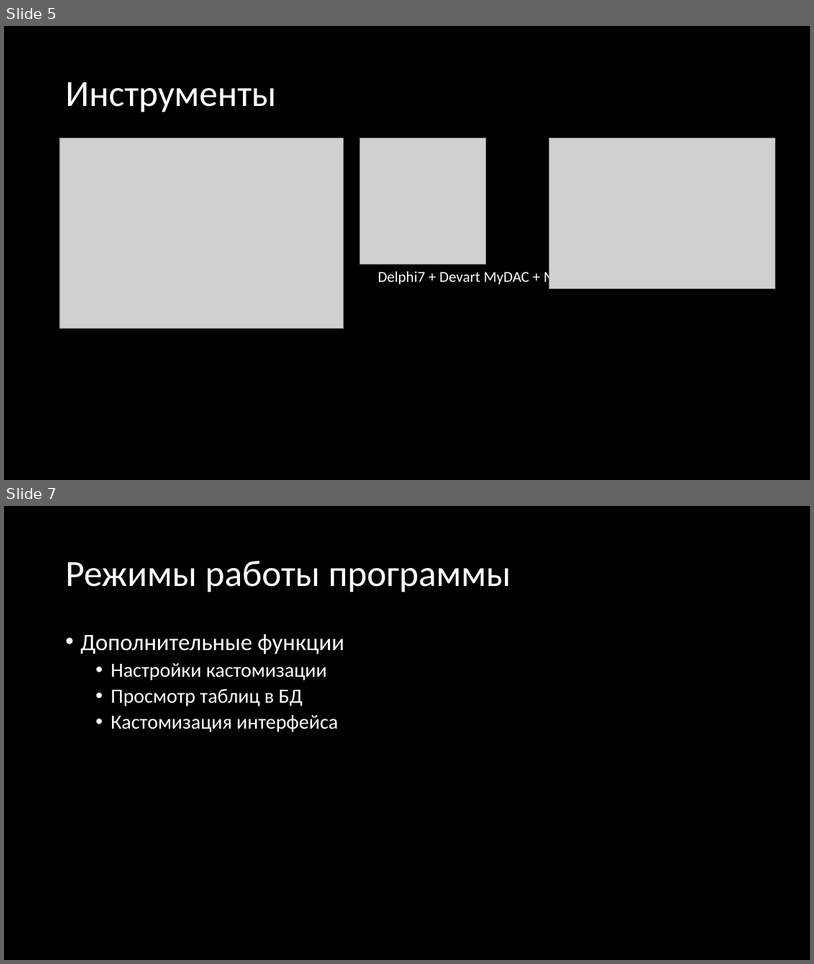
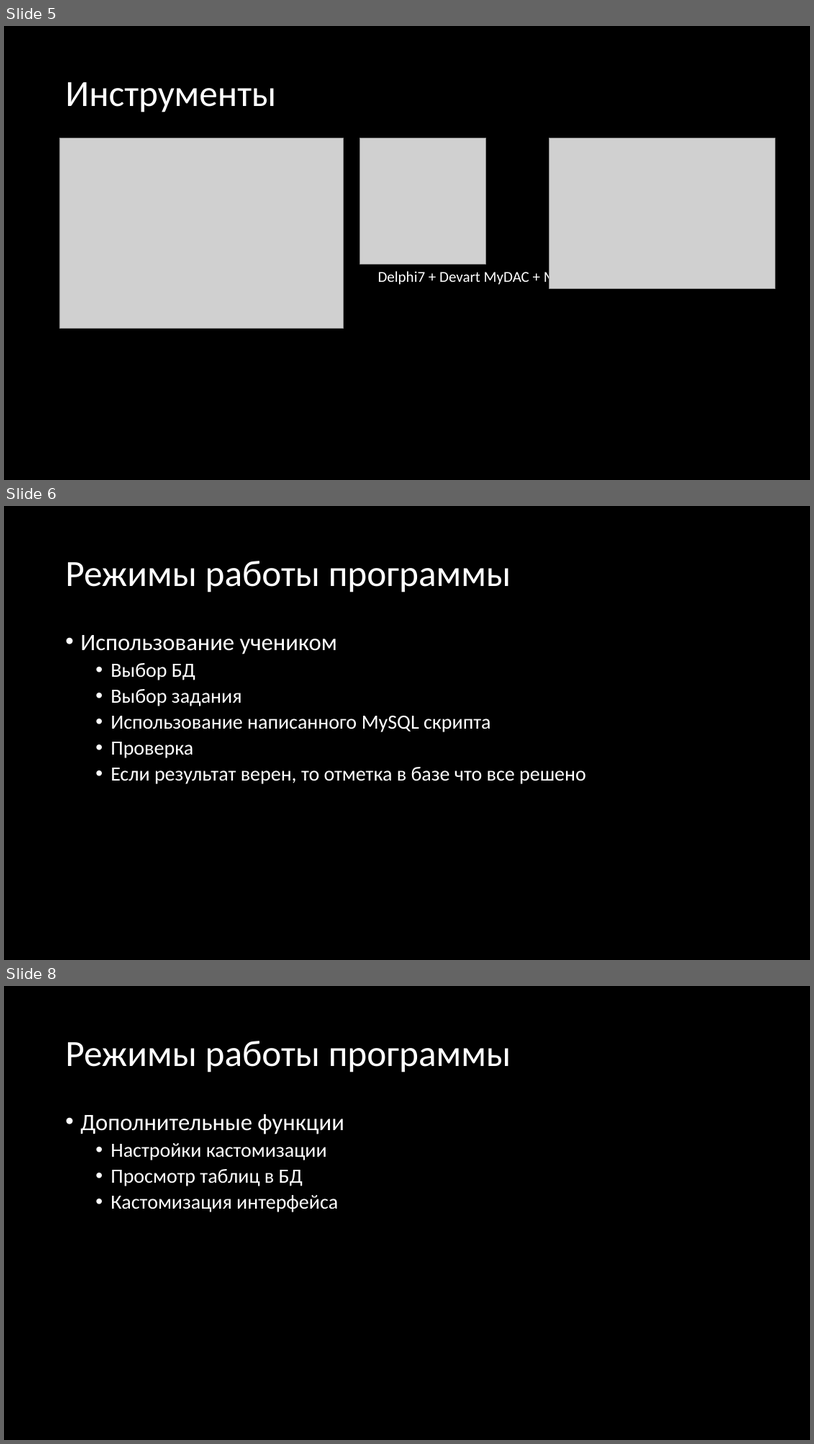
Before and after one commit to Zhur06/SQL_Teacher, a slide deck: Презентация.pptx. Shown one above the other, each under a label of ours: slides 5 and 7 before the commit, slides 5, 6 and 8 after it; the slides between them are not shown. The pictures are 814x964 and 814x1444 pixels, drawn with LibreOffice and Linux fonts; fonts in the diff are those of the drawing; grey boxes stand for pictures. Boxes give left, top, right and bottom in pixels: in the first picture for what was removed or moved away, otherwise in the second. Text is boxed around its words. In the diff, an @@ line names an element or a change of style, - is before the commit and + after.

```diff
--- a/Презентация.pptx
+++ b/Презентация.pptx
@@ slide 6 added at box(4, 506, 810, 960), background #000000 @@
@@ title added at box(65, 561, 511, 592), 44 pt, text #FFFFFF @@
+Режимы работы программы
@@ text added at box(80, 635, 586, 784), 24 pt, text #FFFFFF @@
+• Использование учеником
+  • Выбор БД
+  • Выбор задания
+  • Использование написанного MySQL скрипта
+  • Проверка
+  • Если результат верен, то отметка в базе что все решено
@@ what was slide 7 is now slide 8 @@
```
Also in this commit, not shown: 4 slides changed, 1 other slide added, 22 other files.
